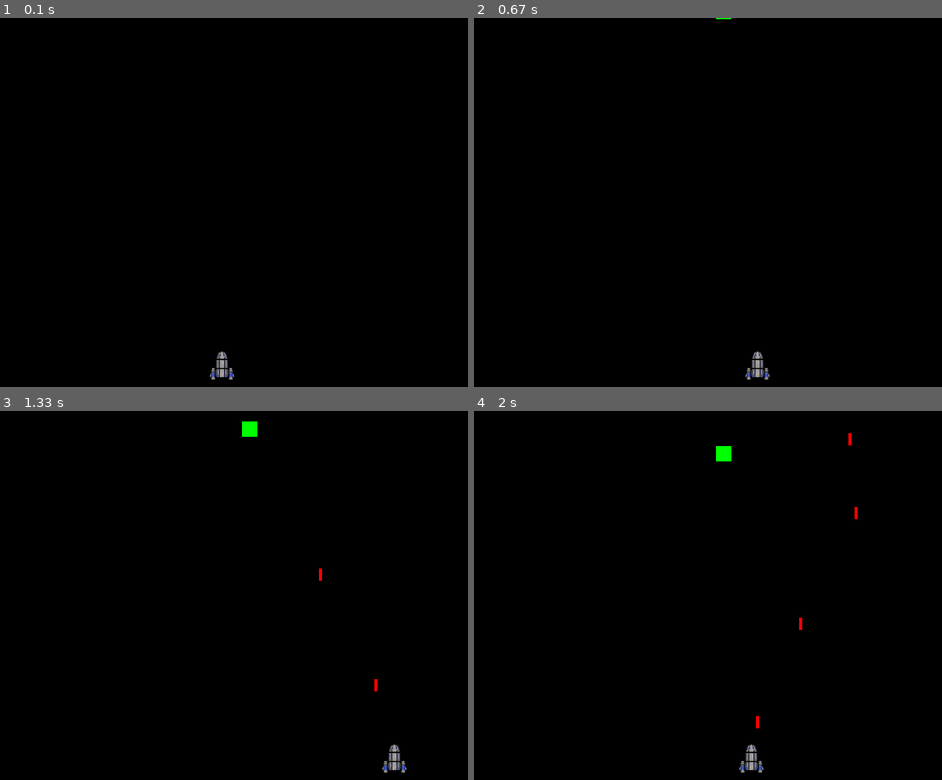
Above: before the commit, frames 1-4 (two rows, left to right).
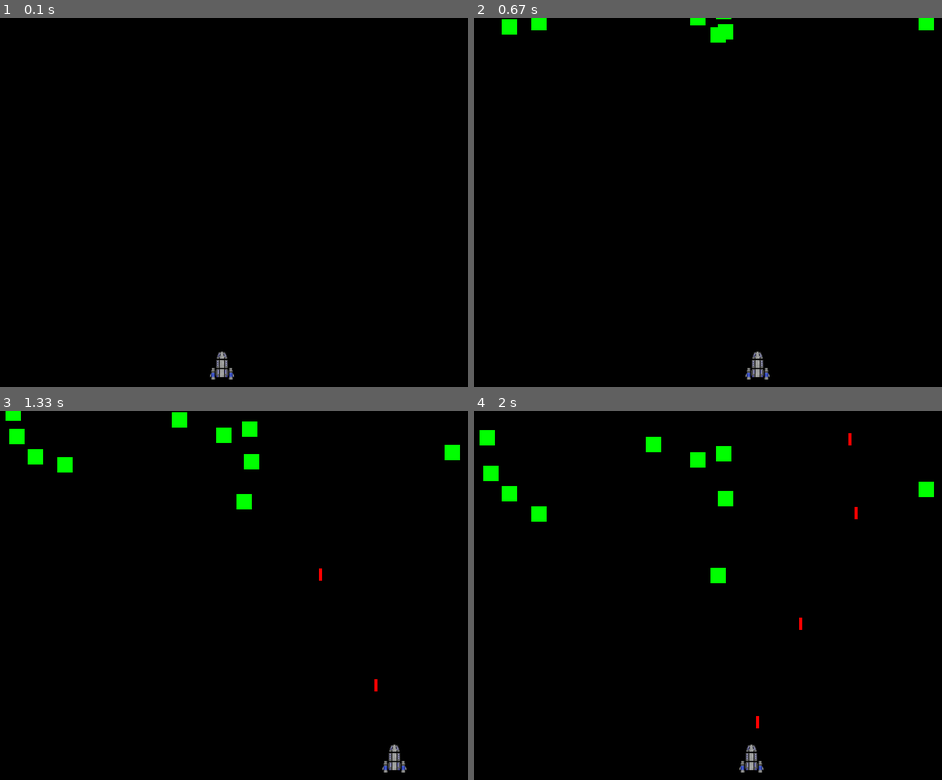
Above: after the commit, the same moments.

Repository: colgoo21/AWESOMENESS
Game: pygame game, started from Cole_Demo3.py
Same seed, same stepped clock (60 frames per second), same inputs: the game is played once before the commit and once after it.
Inputs:
- Up to frame 1 (0.1 s): no input
- Up to frame 2 (0.67 s): hold Right from 0.33 s (still down)
- Up to frame 3 (1.33 s): release Right at 0.8 s; hold Right 0.83-1.3 s; tap Space at 0.9, 1.2 s
- Up to frame 4 (2 s): hold Left 1.33-1.87 s; tap Space at 1.4, 1.7, 1.97 s; hold Left from 1.9 s (still down)

Frame 1 is identical in both runs. In frame 2, 0.6% of the frame differs, in the area x 5-99%, y 0-7%; in frame 3, 1.2%; in frame 4, 1.2%, in the area x 1-99%, y 5-47%.

Commit message:
KILL YOURSELF

Diff:
--- a/Cole_Demo3.py
+++ b/Cole_Demo3.py
@@ -83,7 +83,7 @@
 enemies = pygame.sprite.Group()
 player = Player()
 all_sprites.add(player)
-for i in range(1):
+for i in range(10):
     e = Enemy()
     all_sprites.add(e)
     enemies.add(e)
